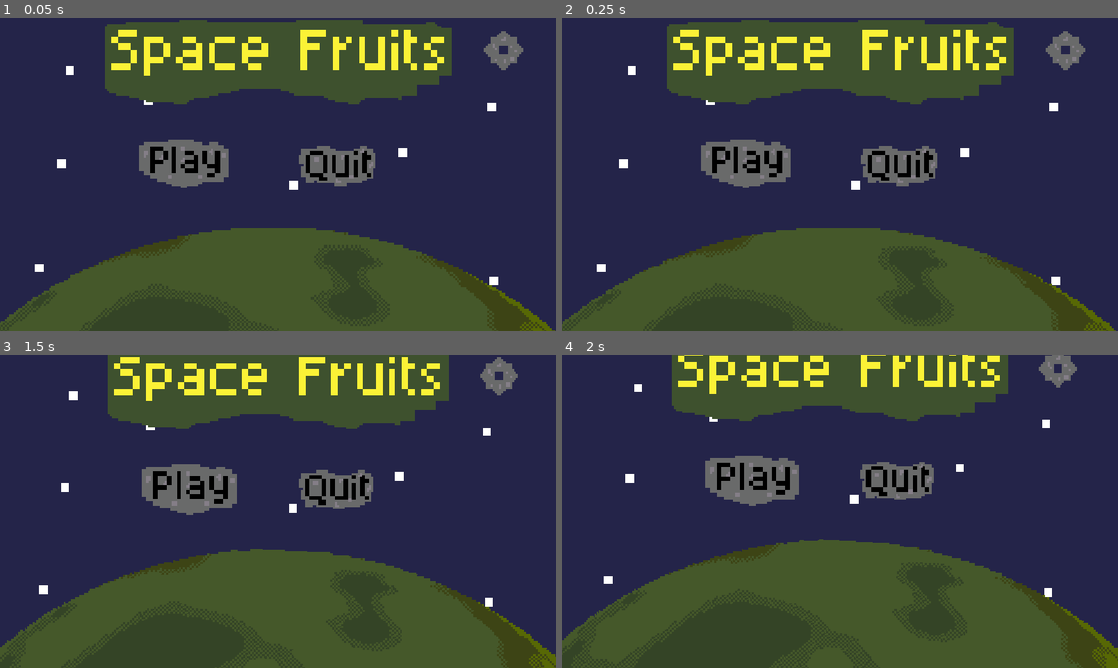
Above: before the commit, frames 1-4 (two rows, left to right).
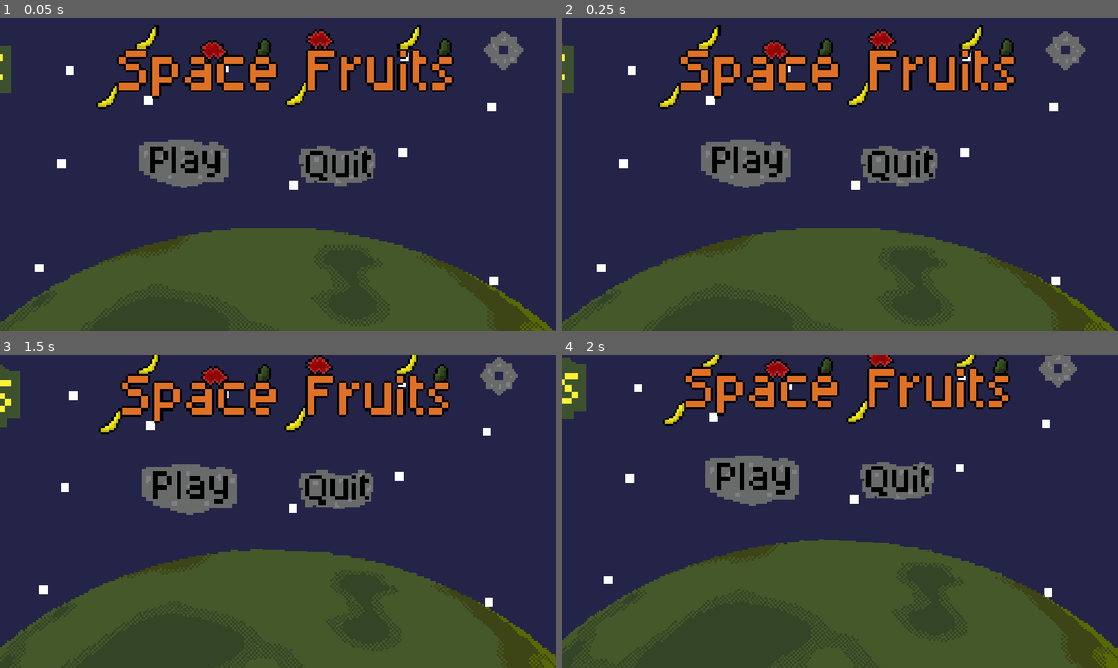
Above: after the commit, the same moments.

Repository: sDANTOSO/whs-overlockers-kiwihacks
Game: Godot game, scene res://Scenes/start.tscn
Same seed, same stepped clock (60 frames per second), same inputs: the game is played once before the commit and once after it. The engine's default icon, where the game draws it, is replaced by a stand-in: a white triangle on a blue panel in a dark square.
Inputs (mouse positions are in pixels of both pictures, inside the frame that each line leads up to):
- Up to frame 1 (0.05 s): no input
- Up to frame 2 (0.25 s): no input
- Up to frame 3 (1.5 s): click (183, 520) at 0.5 s; click (189, 514) at 1.25 s
- Up to frame 4 (2 s): no input

The runs differ from the first frame. In frame 1, 15% of the frame differs, in the area x 0-82%, y 0-30%; in frame 2, 15%; in frame 3, 14%; in frame 4, 12%.

Commit message:
added new logo

Diff:
--- a/fruity-space/Scenes/start.tscn
+++ b/fruity-space/Scenes/start.tscn
@@ -7,6 +7,7 @@
 [ext_resource type="Texture2D" uid="uid://o1jmts7q4niu" path="res://Assets/playButton.png" id="3_lb6bl"]
 [ext_resource type="BitMap" uid="uid://j0geool73wjm" path="res://Assets/playclickmaskv1.png" id="4_o3wvq"]
 [ext_resource type="Texture2D" uid="uid://0y1kvkvrkatw" path="res://Assets/quitButton.png" id="4_rk01k"]
+[ext_resource type="Texture2D" uid="uid://cngdlqx3vutgf" path="res://Assets/logov2.png" id="5_1tr1b"]
 [ext_resource type="Script" uid="uid://begwxr6t21ugf" path="res://Scripts/play_button.gd" id="5_pg4io"]
 [ext_resource type="BitMap" uid="uid://cgjwfgsuh67ia" path="res://Assets/quitClickmaskv1.png" id="6_pg4io"]
 [ext_resource type="Script" uid="uid://bqntgnljicl8j" path="res://Scripts/quit_button.gd" id="8_iceld"]
@@ -49,9 +50,14 @@
 texture = SubResource("ImageTexture_fu252")
 
 [node name="Logov1" type="Sprite2D" parent="." unique_id=2131334396]
-position = Vector2(576, 101.00001)
+position = Vector2(-338, 137)
 scale = Vector2(4.5, 4.5)
 texture = ExtResource("2_r48yj")
+
+[node name="Logov2" type="Sprite2D" parent="." unique_id=1713683424]
+position = Vector2(575, 116)
+scale = Vector2(4.5, 4.5)
+texture = ExtResource("5_1tr1b")
 
 [node name="PlayButton" type="TextureButton" parent="." unique_id=328454691]
 layout_mode = 0
@@ -91,8 +97,6 @@
 scale = Vector2(4.5, 4.5)
 texture = ExtResource("10_5bn4p")
 
-[node name="AnimationPlayer" type="AnimationPlayer" parent="." unique_id=1948974284]
-
 [node name="Camera2D" type="Camera2D" parent="." unique_id=1474023344]
 position = Vector2(575, 334)
 scale = Vector2(2, 2)
--- a/fruity-space/globals.gd
+++ b/fruity-space/Scripts/globals.gd
@@ -3,6 +3,9 @@
 var totalColectables: int = 0;
 
 var max_possible_health := 12;
+
+var planet_rotation: =0;
+
 
 func new_collectable():
 	totalColectables+=1;
--- a/fruity-space/Scripts/start.gd
+++ b/fruity-space/Scripts/start.gd
@@ -1,6 +1,10 @@
 extends Control
+
+const GAME_SCENE = preload("res://Scenes/test_planet2.tscn")
+
 @onready var planet_v_2: Sprite2D = $PlanetV2
 @onready var camera_2d: Camera2D = $Camera2D
+@onready var logov_1: Sprite2D = $Logov1
 
 
 # Called when the node enters the scene tree for the first time.
@@ -10,8 +14,9 @@
 
 # Called every frame. 'delta' is the elapsed time since the previous frame.
 func _process(delta: float) -> void:
+	logov_1.position.x= logov_1.position.x+0.1
 	planet_v_2.rotation= planet_v_2.rotation+0.0005
-
+	Globals.planet_rotation =planet_v_2.rotation
 
 
 func _on_play_button_pressed() -> void:
@@ -19,8 +24,8 @@
 	var tween = create_tween()
 	zoom_out()
 	tween.tween_property(camera_2d, "position", Vector2(600, 1337), 4.0).set_trans(Tween.TRANS_CUBIC)
-	##tween.tween_property(camera_2d, "zoom", Vector2(0.35, 0.35), 4.0)
-
+	await get_tree().create_timer(5.0).timeout
+	get_tree().change_scene_to_packed(GAME_SCENE)
 func zoom_out() -> void:
 	var tween = create_tween()
 	tween.tween_property(camera_2d, "zoom", Vector2(0.35, 0.35), 4.0).set_trans(Tween.TRANS_CUBIC)
Binary file added: fruity-space/Assets/logov2.png
Not shown, added: fruity-space/Assets/logov2.png.import
Renamed: fruity-space/globals.gd.uid -> fruity-space/Scripts/globals.gd.uid
